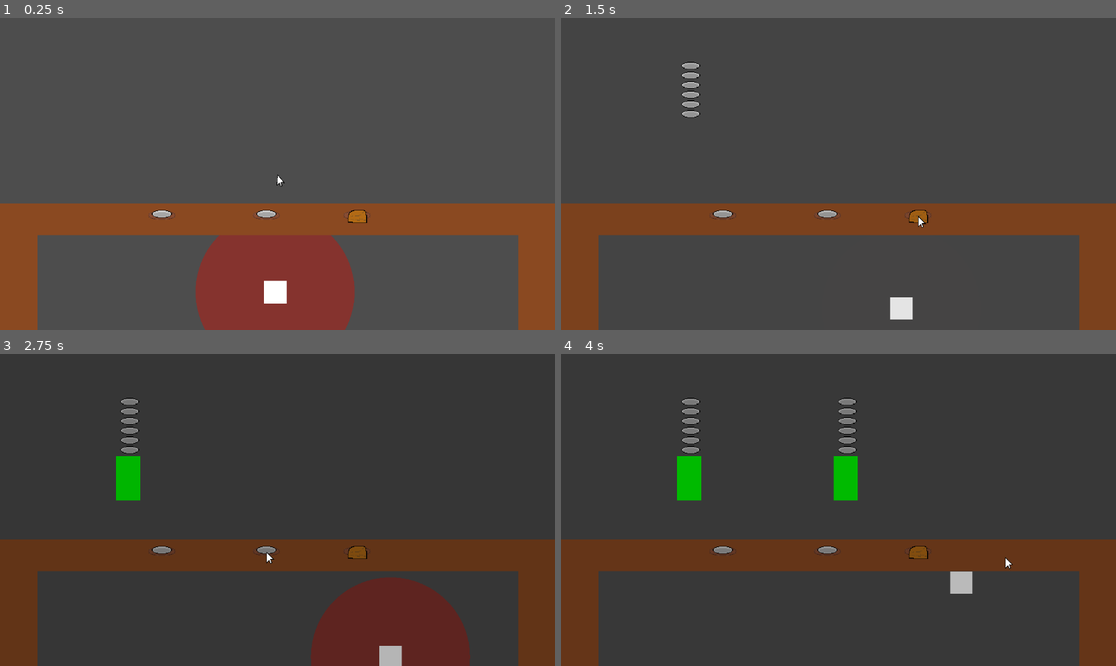
Above: before the commit, frames 1-4 (two rows, left to right).
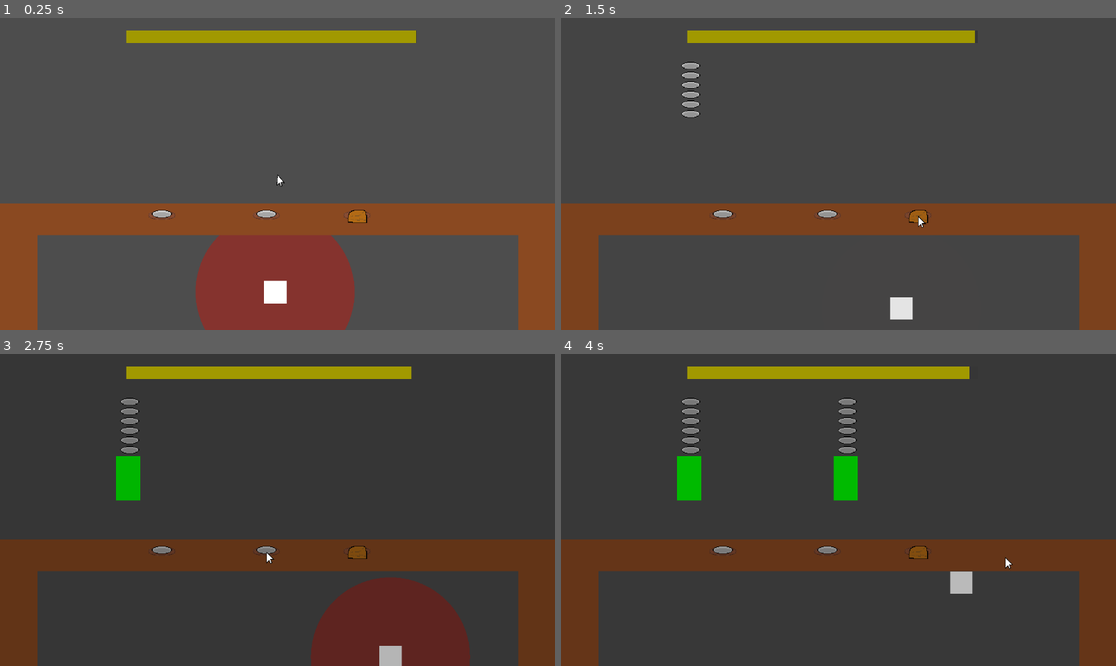
Above: after the commit, the same moments.

Repository: Someoneyeeting/Cookinggame
Game: Godot game, scene res://testscene.tscn
The game is run twice, just before and just after one commit, with the same random seed, the same clock (stepped at 60 frames per second) and the same inputs.
Inputs (mouse positions are in pixels of both pictures, inside the frame that each line leads up to):
- Up to frame 1 (0.25 s): no input
- Up to frame 2 (1.5 s): tap Enter (ui_accept) at 0.5, 0.77 s; move the mouse to (721, 214) at 0.52 s; hold D (right) 0.53-1.28 s; hold Right mouse button (rightc) 0.53-1.28 s; move the mouse to (916, 214) at 1.27 s; hold S (down) from 1.28 s (still down); click (916, 214) at 1.35 s
- Up to frame 3 (2.75 s): tap Enter (ui_accept) at 1.52 s; right-click (355, 550) at 1.55 s; move the mouse to (266, 550) at 2.02 s; release S (down) at 2.03 s; hold D (right) from 2.03 s (still down); hold Right mouse button (rightc) from 2.03 s (still down)
- Up to frame 4 (4 s): move the mouse to (810, 572) at 2.77 s; release D (right) at 2.78 s; release Right mouse button (rightc) at 2.78 s; hold W (up) 2.78-3.53 s; tap Shift (sprint) at 2.85 s; tap Enter (ui_accept) at 3.02, 3.77 s; right-click (810, 572) at 3.05 s; move the mouse to (1005, 556) at 3.52 s; hold A (left) from 3.53 s (still down); hold Right mouse button (rightc) from 3.53 s (still down)

The runs differ from the first frame. In frame 1, 2.1% of the frame differs, in the area x 22-76%, y 4-9%; in frame 2, 2.1%; in frame 3, 2.1%; in frame 4, 2.0%.

Commit message:
base hunger bar

Diff:
--- a/customer.gd
+++ b/customer.gd
@@ -10,16 +10,15 @@
 	$RecipeDisplay.recp = recipe
 
 func get_thrown(size : float):
-	$AudioStreamPlayer2D.play()
+	#$AudioStreamPlayer2D.play()
 	$outanimation.start()
 	var tween = get_tree().create_tween()
 	var dir = Globals.player.global_position - global_position
 	global_rotation = sign(dir.x) * 0.1
 	dir = dir.normalized()
-	Globals.shake(dir * 20)
 	global_position -= dir * 40 * (size / 4)
 	tween.set_ease(Tween.EASE_OUT)
-	tween.tween_property(self,"global_position",global_position - dir * 100 * (size / 30),0.9).set_trans(Tween.TRANS_CIRC)
+	tween.tween_property(self,"global_position",global_position - dir * 100 * (size / 30),0.6).set_trans(Tween.TRANS_CIRC)
 	tween.tween_callback(queue_free)
 
 func enter_line():
--- a/globals.gd
+++ b/globals.gd
@@ -65,3 +65,10 @@
 
 func _on_shake_timeout() -> void:
 	$Camera2D.position = Vector2.ZERO
+
+
+func change_hunger(amount : float):
+	$hungerbar.hunger += amount
+
+func set_hunger(amount : float):
+	$hungerbar.hunger = amount
--- a/globals.tscn
+++ b/globals.tscn
@@ -1,8 +1,9 @@
-[gd_scene load_steps=5 format=3 uid="uid://bsd34n3og4bsj"]
+[gd_scene load_steps=6 format=3 uid="uid://bsd34n3og4bsj"]
 
 [ext_resource type="Script" uid="uid://hfqbrglml7cf" path="res://globals.gd" id="1_f6yec"]
 [ext_resource type="Texture2D" uid="uid://df0y7an1ba47y" path="res://pngwing.com.png" id="2_ic2bg"]
 [ext_resource type="PackedScene" uid="uid://de32jgkwu06x5" path="res://target.tscn" id="3_pw6g4"]
+[ext_resource type="PackedScene" uid="uid://5jam7adsxlun" path="res://hungerbar.tscn" id="4_3o0v4"]
 
 [sub_resource type="CircleShape2D" id="CircleShape2D_eoq6h"]
 
@@ -39,6 +40,9 @@
 wait_time = 0.06
 one_shot = true
 
+[node name="hungerbar" parent="." instance=ExtResource("4_3o0v4")]
+position = Vector2(262, 26)
+
 [connection signal="area_entered" from="mouse" to="." method="_on_mouse_area_entered"]
 [connection signal="area_exited" from="mouse" to="." method="_on_mouse_area_exited"]
 [connection signal="timeout" from="shake" to="." method="_on_shake_timeout"]
--- /dev/null
+++ b/hungerbar.gd
@@ -0,0 +1,12 @@
+extends Node2D
+
+
+var hunger :float= 100
+var ogsize := 0
+
+func _ready() -> void:
+	ogsize = $bar.size.x
+
+func _physics_process(delta: float) -> void:
+	$bar.size.x = lerp(0,ogsize,hunger / 100)
+	hunger -= delta
--- /dev/null
+++ b/hungerbar.tscn
@@ -0,0 +1,16 @@
+[gd_scene load_steps=2 format=3 uid="uid://5jam7adsxlun"]
+
+[ext_resource type="Script" uid="uid://bwlrxvke3c52t" path="res://hungerbar.gd" id="1_5ec5r"]
+
+[node name="hungerbar" type="Node2D"]
+script = ExtResource("1_5ec5r")
+
+[node name="base" type="ColorRect" parent="."]
+offset_right = 603.0
+offset_bottom = 26.0
+color = Color(0.210938, 0.210938, 0.210938, 1)
+
+[node name="bar" type="ColorRect" parent="."]
+offset_right = 603.0
+offset_bottom = 26.0
+color = Color(0.632813, 0.601407, 0, 1)
--- a/particales/break.tscn
+++ b/particales/break.tscn
@@ -6,14 +6,16 @@
 
 [node name="GPUParticles2D" type="CPUParticles2D"]
 emitting = false
-amount = 40
+amount = 10
 lifetime = 0.4
 one_shot = true
 explosiveness = 1.0
 spread = 180.0
-initial_velocity_min = 212.12
-initial_velocity_max = 383.84
-scale_amount_min = 4.0
-scale_amount_max = 5.0
+gravity = Vector2(0, 100)
+initial_velocity_min = 272.73
+initial_velocity_max = 525.25
+damping_min = 46.465
+damping_max = 46.465
+scale_amount_min = 10.0
+scale_amount_max = 13.0
 scale_amount_curve = SubResource("Curve_pxjs2")
-color = Color(0.54099, 0.54099, 0.54099, 1)
--- a/player.gd
+++ b/player.gd
@@ -35,8 +35,15 @@
 	if(not plate.canthrow()):
 		return
 
+	var dir = global_position.direction_to(target.global_position)
+	if(dir.length() == 0):
+		Globals.shake(Vector2(10,10))
+	else:
+		Globals.shake(dir * 20)
+		Globals.change_hunger(-10)
 	target.get_thrown(plate.get_count())
 	plate.clear()
+	$break.play()
 	Partmanager.summon("break",target.global_position)
 	draw_throw(target.global_position,plate.av_color())
 
@@ -52,11 +59,12 @@
 	if(event.is_action_pressed("ui_accept")):
 		pass
 
+func get_thrown(ammount : int):
+	Globals.set_hunger(100)
+
 func _physics_process(delta: float) -> void:
 	Globals.player = self
 	_handle_move()
-
-
 
 	if(get_global_mouse_position().distance_to(global_position) < 200):
 		$range.color.a = lerp($range.color.a,0.0,0.3)
--- a/player.tscn
+++ b/player.tscn
@@ -1,8 +1,9 @@
-[gd_scene load_steps=8 format=3 uid="uid://6nbo85ja31eo"]
+[gd_scene load_steps=9 format=3 uid="uid://6nbo85ja31eo"]
 
 [ext_resource type="Script" uid="uid://do5kaaf2lbpys" path="res://player.gd" id="1_4flbx"]
 [ext_resource type="PackedScene" uid="uid://8wj5cic12r67" path="res://plate.tscn" id="2_onrkg"]
 [ext_resource type="PackedScene" uid="uid://cyfq1svoocqic" path="res://targetable.tscn" id="3_i3pqv"]
+[ext_resource type="AudioStream" uid="uid://dkmj8vjd5msyh" path="res://plate.wav" id="4_hqtel"]
 
 [sub_resource type="Shader" id="Shader_onrkg"]
 code = "shader_type canvas_item;
@@ -80,9 +81,13 @@
 [node name="plate" parent="." instance=ExtResource("2_onrkg")]
 position = Vector2(30, -11)
 
-[node name="Targetable" parent="." instance=ExtResource("3_i3pqv")]
+[node name="click" parent="." node_paths=PackedStringArray("target") instance=ExtResource("3_i3pqv")]
+target = NodePath("..")
 
-[node name="CollisionShape2D2" type="CollisionShape2D" parent="Targetable"]
+[node name="CollisionShape2D2" type="CollisionShape2D" parent="click"]
 shape = SubResource("CircleShape2D_hqtel")
 
+[node name="break" type="AudioStreamPlayer2D" parent="."]
+stream = ExtResource("4_hqtel")
+
 [connection signal="timeout" from="timers/line" to="." method="_on_line_timeout"]
Not shown, added: hungerbar.gd.uid
Not shown, changed: plate.wav
Not shown, changed: plate2.wav
